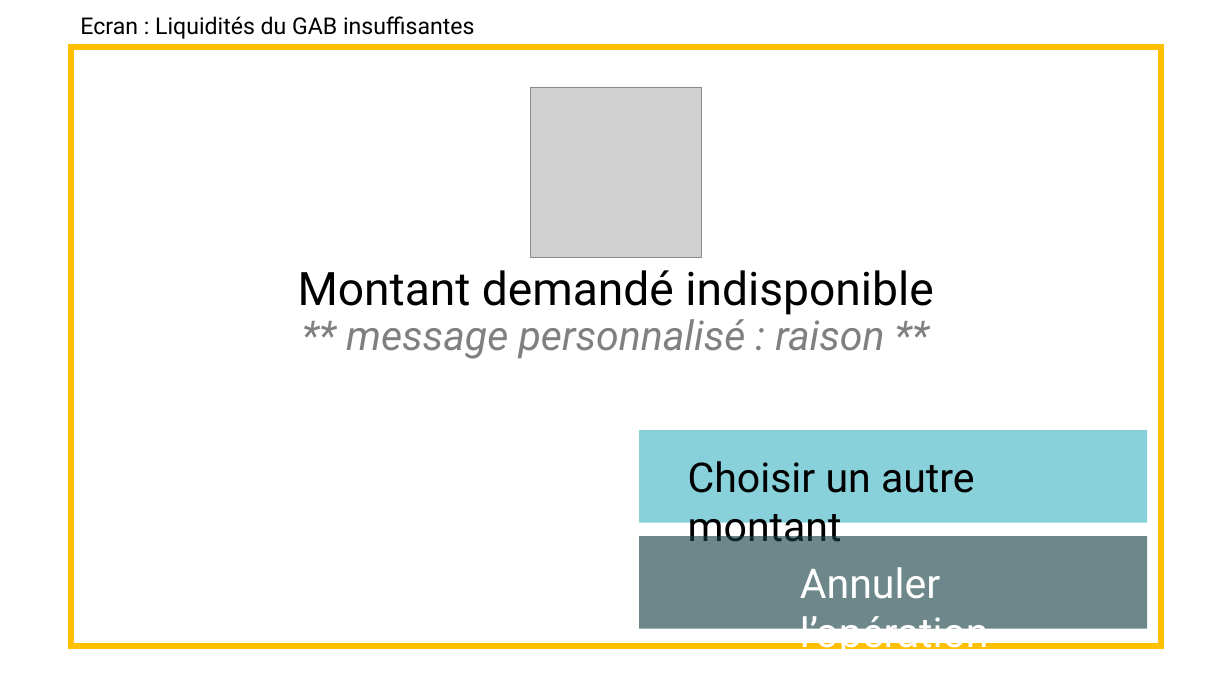
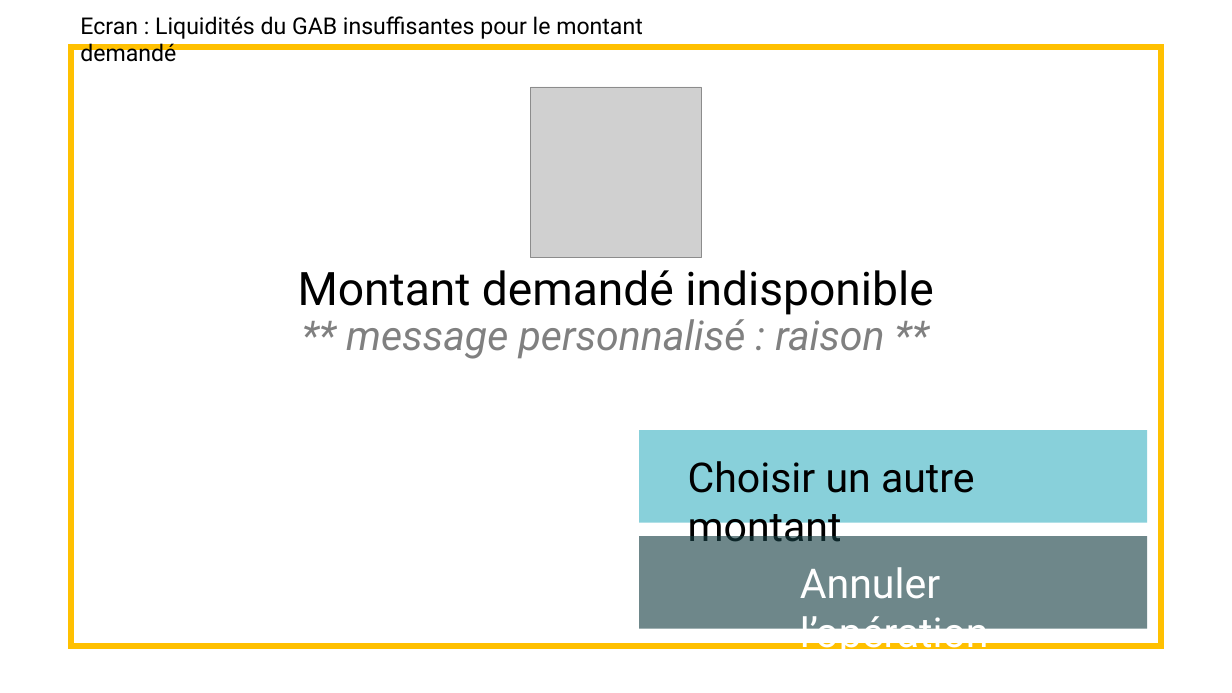
Before and after one commit to Whyuki/CDA_2005, a slide deck: slide 11 of FOAD_Unified_Process/GAB/maquettage_GAB_retirer de l'argent dont s'identifier.pptx. Drawn at 1232x693 pixels with LibreOffice and Linux fonts; fonts in the diff are those of the drawing; grey boxes stand for pictures. Boxes give left, top, right and bottom in pixels: in the first picture for what was removed or moved away, otherwise in the second. Text is boxed around its words. In the diff, an @@ line names an element or a change of style, - is before the commit and + after.

```diff
--- a/FOAD_Unified_Process/GAB/maquettage_GAB_retirer de l'argent dont s'identifier.pptx
+++ b/FOAD_Unified_Process/GAB/maquettage_GAB_retirer de l'argent dont s'identifier.pptx
@@ text at [80,16,643,62]: text changed @@
-Ecran : Liquidités du GAB insuffisantes
+Ecran : Liquidités du GAB insuffisantes pour le montant demandé
```
Also in this commit, not shown: 3 other slides changed, 3 other files.
